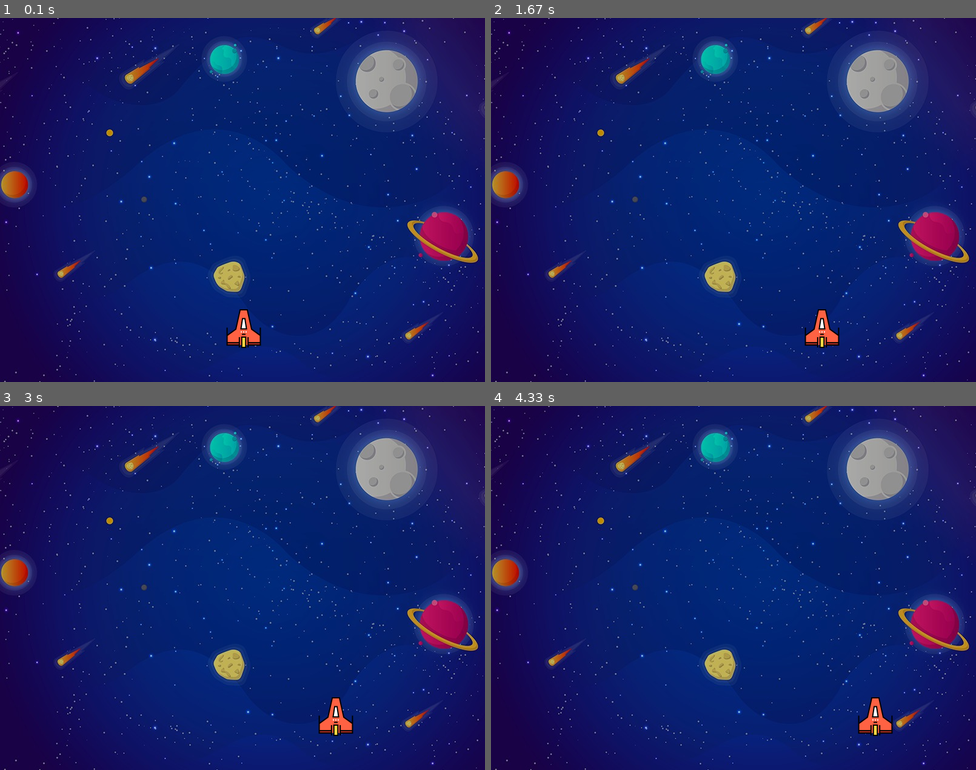
Above: before the commit, frames 1-4 (two rows, left to right).
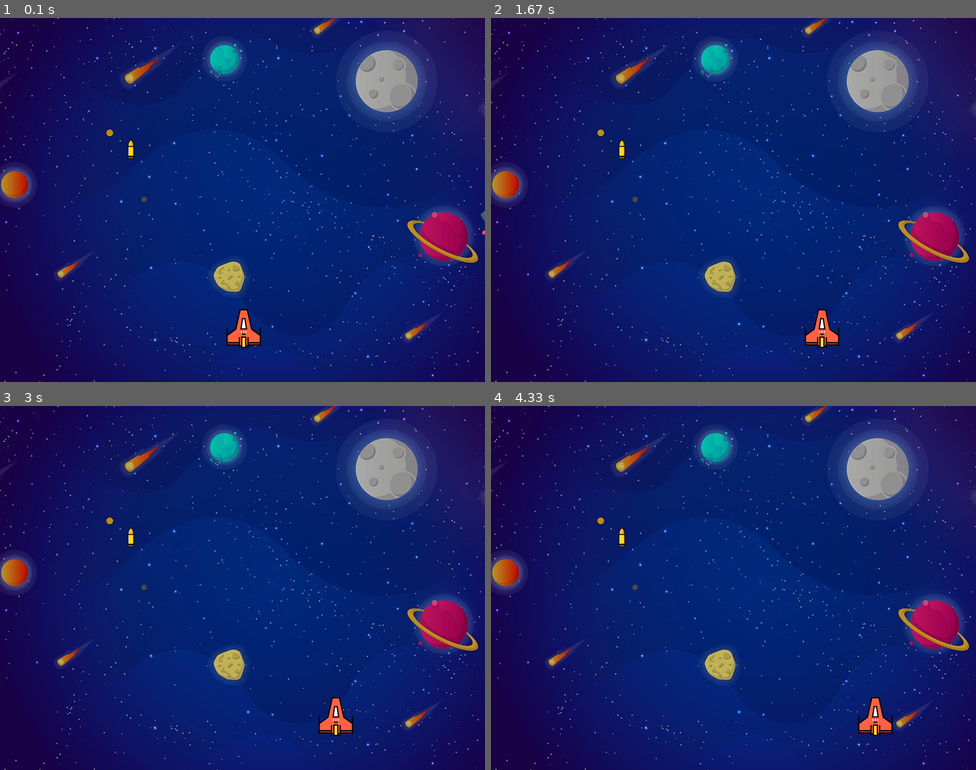
Above: after the commit, the same moments.

Repository: D205Legend/python-intermediate
Game: pygame game, started from 02-PYGAME/main.py
The game is run twice, just before and just after one commit, with the same random seed, the same clock (stepped at 60 frames per second) and the same inputs.
Inputs:
- Up to frame 1 (0.1 s): no input
- Up to frame 2 (1.67 s): hold Right 0.33-0.8 s; hold Right 0.83-1.3 s; hold Left from 1.33 s (still down)
- Up to frame 3 (3 s): release Left at 1.87 s; hold Left 1.9-2.3 s; hold Right 2.33-2.97 s
- Up to frame 4 (4.33 s): hold Left 3-3.47 s; hold Right 3.5-3.97 s; hold Right from 4 s (still down)

The runs differ from the first frame. In frame 1, less than 0.1% of the frame differs, in the area x 26-100%, y 33-60%; in frame 2, less than 0.1%; in frame 3, less than 0.1%; in frame 4, less than 0.1%.

Commit message:
8th June classwork

Diff:
--- a/02-PYGAME/main.py
+++ b/02-PYGAME/main.py
@@ -1,5 +1,6 @@
 import pygame
 import sys
+import random
 
 # Intialize pygame
 pygame.init()
@@ -13,14 +14,36 @@
 playerY = 480
 playerX_change = 0
 
+# Enemy variables
+enemyX = random.randint(0, 800)
+enemyY = random.randint(20, 100)
+enemyX_change = 2
+enemyY_change = 0
+
+# Bullet variables
+bulletX = 200
+bulletY = 200
+bulletX_change = 0
+bulletY_change = 4
+bullet_state = "ready"
+
 # Importing player image
 playerImg = pygame.image.load('player.png')
 
 # Importing backdrop image
 backgroundImg = pygame.image.load('background.jpeg')
 
+# Importing enemy image
+enemyImg = pygame.image.load('enemy.png')
+
+# Importing bullet image
+bulletImg = pygame.image.load('bullet.png')
+
+def fire_bullet(x, y):
+    screen.blit(bulletImg, (x, y))
 
 while True:
+    screen.blit(backgroundImg, (0, 0))
     events = pygame.event.get()
     for event in events:
         if event.type == pygame.QUIT:
@@ -39,8 +62,15 @@
     elif playerX < 0:
         playerX = 0
 
+    # Enemy boundry bounce off
+    if enemyX > 736 or enemyX < 0:
+        enemyX_change = - enemyX_change
+        enemyY += 20
 
     playerX = playerX + playerX_change
-    screen.blit(backgroundImg, (0, 0))
+    enemyX = enemyX + enemyX_change
+    fire_bullet(200, 200)
+
     screen.blit(playerImg, (playerX, playerY))
+    screen.blit(enemyImg, (enemyX, enemyY))
     pygame.display.update()
Binary file added: 02-PYGAME/bullet.png
Binary file added: 02-PYGAME/enemy.png
Not shown, changed: .DS_Store
Not shown, changed: 02-PYGAME/.DS_Store
